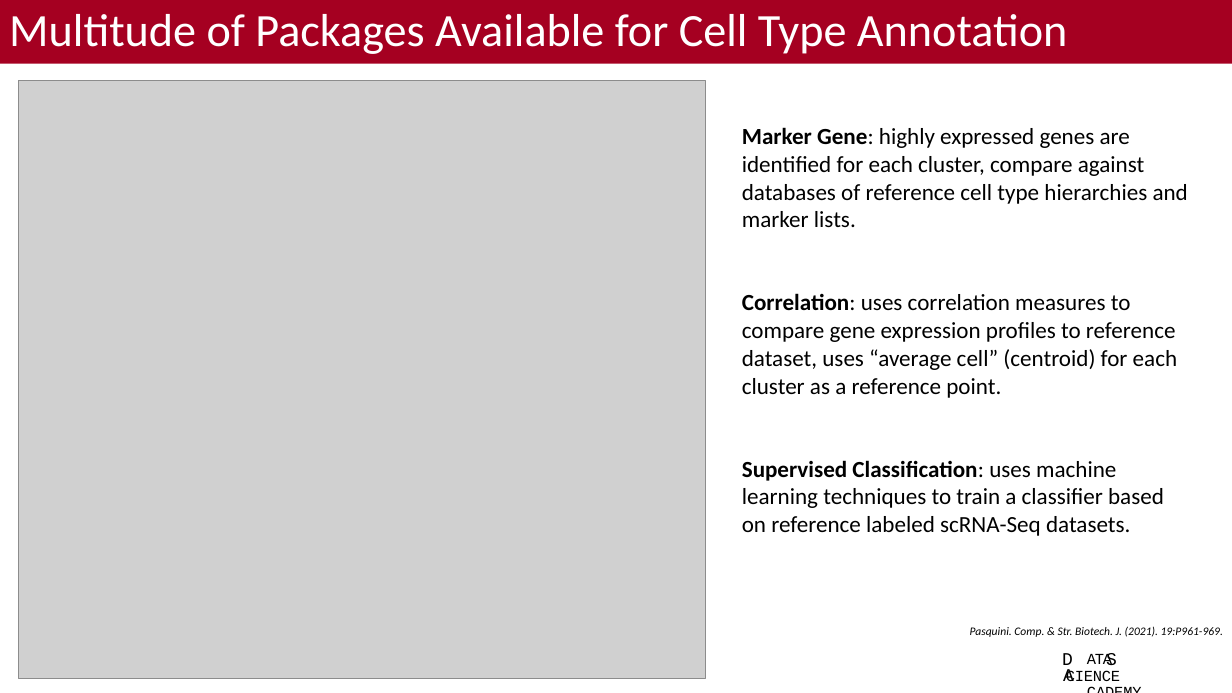
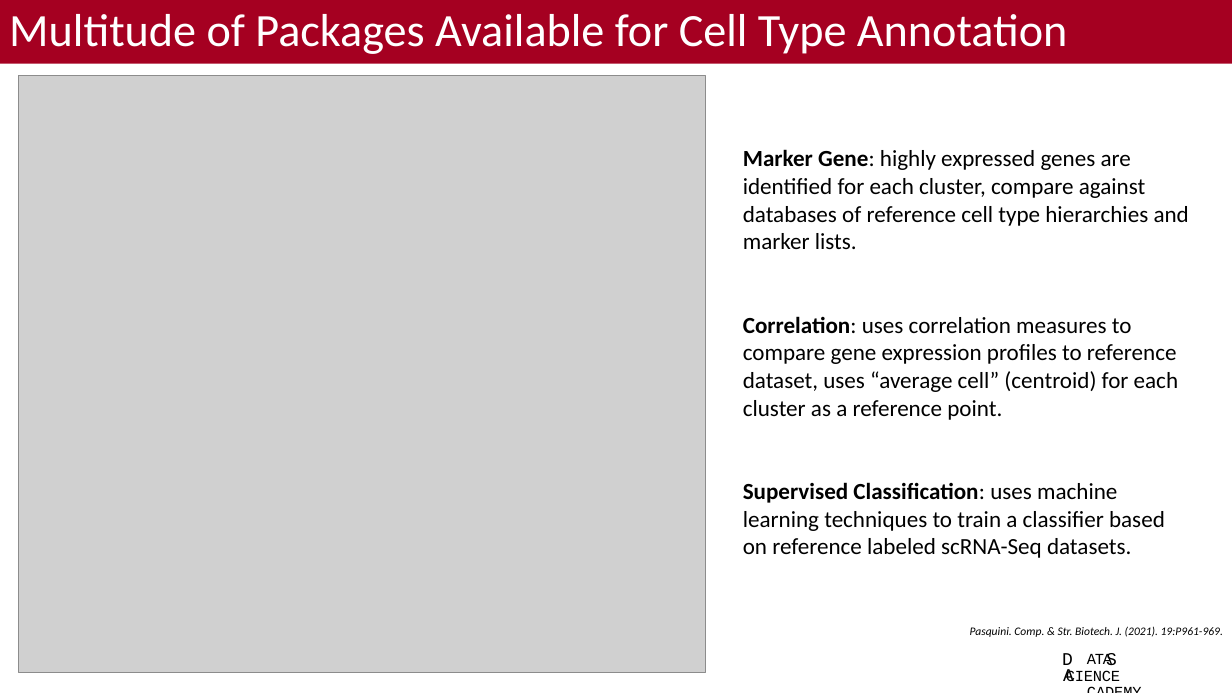
Before and after one commit to bacorli2/scrna_workshop, a slide deck: slide 4 of M4_Seurat_CellType/M5_Seurat_CellType.pptx (slide 3 before the commit). Drawn at 1232x693 pixels with LibreOffice and Linux fonts; fonts in the diff are those of the drawing; grey boxes stand for pictures; background and template pictures are left out. Boxes give left, top, right and bottom in pixels: in the first picture for what was removed or moved away, otherwise in the second. Text is boxed around its words. In the diff, an @@ line names an element or a change of style, - is before the commit and + after.

```diff
--- a/M4_Seurat_CellType/M5_Seurat_CellType.pptx
+++ b/M4_Seurat_CellType/M5_Seurat_CellType.pptx
@@ picture: place and size @@
-picture at (18, 81, 705, 679)
+picture at (18, 75, 705, 673)
@@ text "Marker Gene: highly expressed genes ...": place and size @@
-text "Marker Gene: highly expressed genes ..." at (742, 127, 1188, 536)
+text "Marker Gene: highly expressed genes ..." at (743, 149, 1189, 558)
```
Also in this commit, not shown: 3 other slides changed, 2 slides added, 1 other file.
